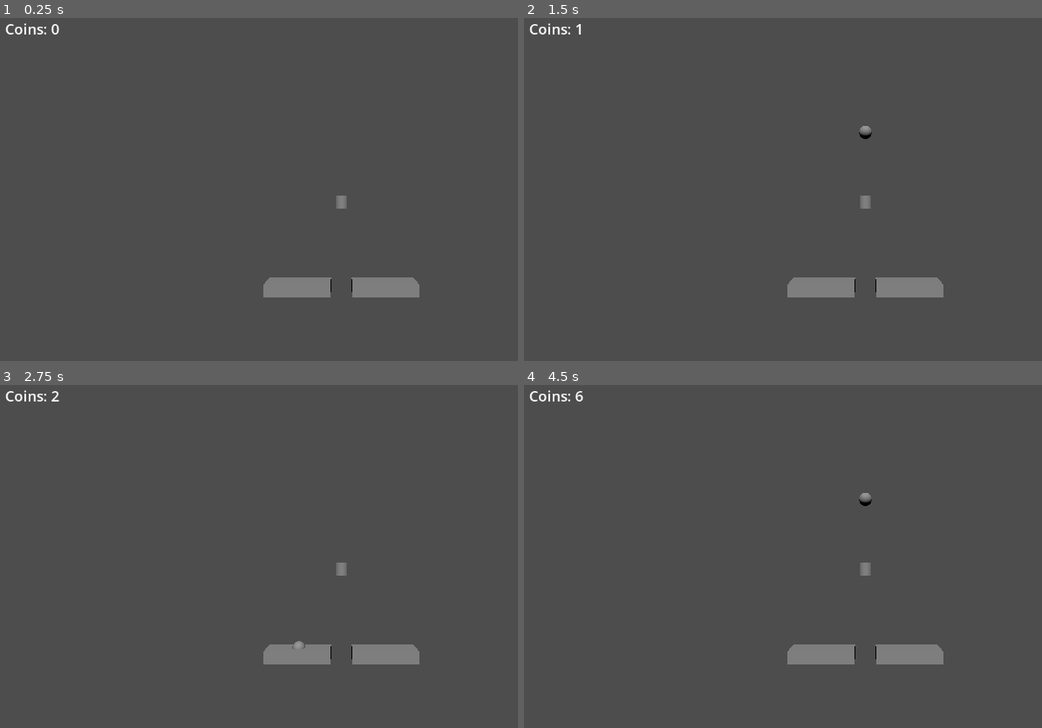
Above: before the commit, frames 1-4 (two rows, left to right).
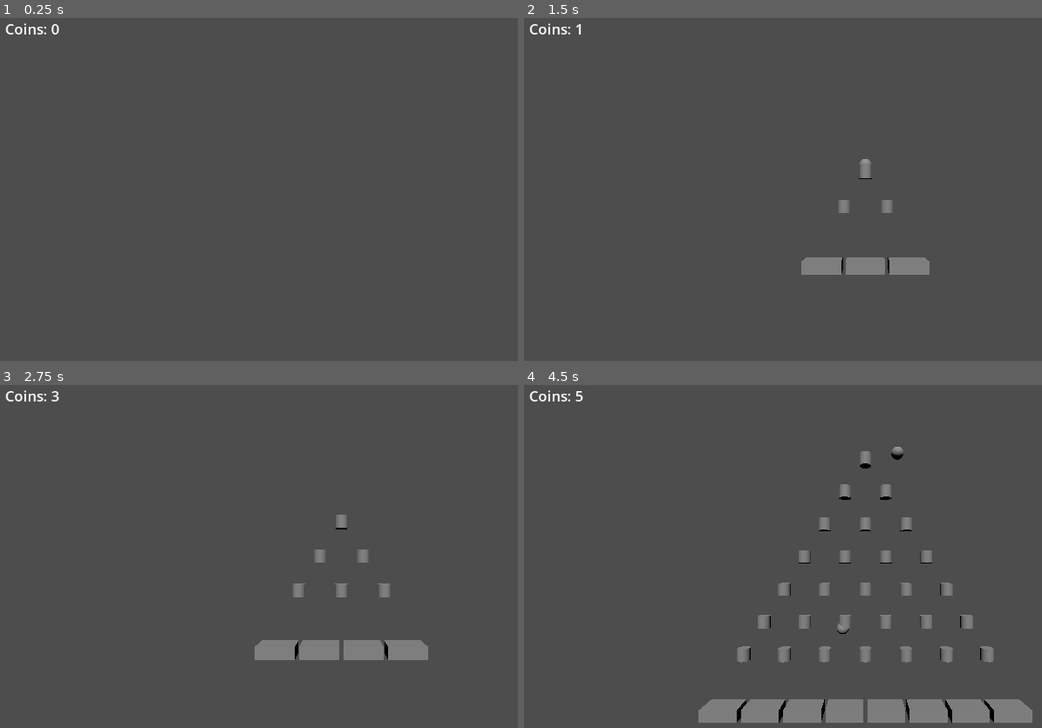
Above: after the commit, the same moments.

Repository: kjbrown-sandbox/pleenko
Game: Godot game, scene res://scenes/main.tscn
Two runs of this game, one before a commit and one after it. Both use one fixed random seed, a clock stepped at 60 frames per second and the inputs below.
Inputs:
- Up to frame 1 (0.25 s): no input
- Up to frame 2 (1.5 s): tap Enter at 0.5 s; hold Space (drop_coin) 0.53-1.28 s; tap Space (drop_coin) at 1.35 s
- Up to frame 3 (2.75 s): hold Space (drop_coin) from 2.03 s (still down)
- Up to frame 4 (4.5 s): release Space (drop_coin) at 2.78 s; tap Space (drop_coin) at 2.85, 3.5, 4.35 s; hold Space (drop_coin) 3.53-4.28 s

The runs differ from the first frame. In frame 1, 1.6% of the frame differs, in the area x 50-81%, y 51-82%; in frame 2, 3.1%; in frame 3, 1.7%; in frame 4, 7.8%, in the area x 9-99%, y 1-99%.

Commit message:
Make rows dynamic for plinko

Diff:
--- a/project.godot
+++ b/project.godot
@@ -15,10 +15,6 @@
 config/features=PackedStringArray("4.6", "GL Compatibility")
 config/icon="res://icon.svg"
 
-[physics]
-
-3d/physics_engine="Jolt Physics"
-
 [input]
 
 drop_coin={
@@ -27,6 +23,10 @@
 ]
 }
 
+[physics]
+
+3d/physics_engine="Jolt Physics"
+
 [rendering]
 
 rendering_device/driver.windows="d3d12"
--- a/scenes/main.tscn
+++ b/scenes/main.tscn
@@ -1,35 +1,17 @@
-[gd_scene load_steps=5 format=3]
+[gd_scene format=3 uid="uid://d1a320ps4b573"]
 
-[ext_resource type="Script" path="res://scripts/main.gd" id="1"]
-[ext_resource type="PackedScene" path="res://scenes/ui.tscn" id="2"]
+[ext_resource type="Script" uid="uid://cufxidvfrx15c" path="res://scripts/main.gd" id="1"]
+[ext_resource type="PackedScene" uid="uid://bfd7kgxayxppw" path="res://scenes/ui.tscn" id="2"]
 
-[sub_resource type="CylinderMesh" id="CylinderMesh_1"]
-top_radius = 0.15
-bottom_radius = 0.15
-height = 0.3
-
-[sub_resource type="BoxMesh" id="BoxMesh_1"]
-size = Vector3(1.5, 0.3, 0.5)
-
-[node name="Main" type="Node3D"]
+[node name="Main" type="Node3D" unique_id=1164365920]
 script = ExtResource("1")
 
-[node name="Camera3D" type="Camera3D" parent="."]
+[node name="Camera3D" type="Camera3D" parent="." unique_id=1512371183]
 transform = Transform3D(1, 0, 0, 0, 1, 0, 0, 0, 1, 0, 1, 6)
 
-[node name="Peg" type="MeshInstance3D" parent="."]
-transform = Transform3D(1, 0, 0, 0, 1, 0, 0, 0, 1, 0, 1, 0)
-mesh = SubResource("CylinderMesh_1")
+[node name="Board" type="Node3D" parent="." unique_id=389552237]
 
-[node name="BucketLeft" type="MeshInstance3D" parent="."]
-transform = Transform3D(1, 0, 0, 0, 1, 0, 0, 0, 1, -1, -1, 0)
-mesh = SubResource("BoxMesh_1")
-
-[node name="BucketRight" type="MeshInstance3D" parent="."]
-transform = Transform3D(1, 0, 0, 0, 1, 0, 0, 0, 1, 1, -1, 0)
-mesh = SubResource("BoxMesh_1")
-
-[node name="DirectionalLight3D" type="DirectionalLight3D" parent="."]
+[node name="DirectionalLight3D" type="DirectionalLight3D" parent="." unique_id=1401339754]
 transform = Transform3D(1, 0, 0, 0, 0.707, 0.707, 0, -0.707, 0.707, 0, 4, 4)
 
-[node name="UI" parent="." instance=ExtResource("2")]
+[node name="UI" parent="." unique_id=1754764377 instance=ExtResource("2")]
--- a/scenes/ui.tscn
+++ b/scenes/ui.tscn
@@ -1,11 +1,11 @@
-[gd_scene load_steps=2 format=3]
+[gd_scene format=3 uid="uid://bfd7kgxayxppw"]
 
-[ext_resource type="Script" path="res://scripts/ui.gd" id="1"]
+[ext_resource type="Script" uid="uid://cqkq53uxuiyv1" path="res://scripts/ui.gd" id="1"]
 
-[node name="UI" type="CanvasLayer"]
+[node name="UI" type="CanvasLayer" unique_id=1575135158]
 script = ExtResource("1")
 
-[node name="CoinLabel" type="Label" parent="."]
+[node name="CoinLabel" type="Label" parent="." unique_id=285967820]
 offset_left = 20.0
 offset_top = 20.0
 offset_right = 220.0
--- a/scripts/coin.gd
+++ b/scripts/coin.gd
@@ -2,18 +2,16 @@
 
 signal landed(bucket_value: int)
 
+const TIME_PER_SEGMENT := 0.15
 
-func animate(target_x: float, bucket_value: int) -> void:
-	var peg_y := 1.2
-	var bucket_y := -0.85
 
+func animate(waypoints: Array[Vector3], bucket_value: int) -> void:
 	var tween := create_tween()
-	# Fall straight down to just above the peg
-	tween.tween_property(self, "position", Vector3(0.0, peg_y, 0.0), 0.3) \
-		.set_ease(Tween.EASE_IN).set_trans(Tween.TRANS_QUAD)
-	# Veer left or right into the bucket
-	tween.tween_property(self, "position", Vector3(target_x, bucket_y, 0.0), 0.4) \
-		.set_ease(Tween.EASE_IN).set_trans(Tween.TRANS_QUAD)
+
+	for waypoint in waypoints:
+		tween.tween_property(self, "position", waypoint, TIME_PER_SEGMENT) \
+			.set_ease(Tween.EASE_IN).set_trans(Tween.TRANS_QUAD)
+
 	tween.tween_callback(_on_landed.bind(bucket_value))
 
 
--- a/scripts/main.gd
+++ b/scripts/main.gd
@@ -1,13 +1,32 @@
 extends Node3D
 
 @onready var ui: CanvasLayer = $UI
+@onready var board: Node3D = $Board
+@onready var camera: Camera3D = $Camera3D
 
 var coin_scene: PackedScene = preload("res://scenes/coin.tscn")
 var coin_total: int = 0
+var num_rows: int = 0
 
-const SPAWN_POS := Vector3(0.0, 3.0, 0.0)
-const BUCKET_LEFT_X := -1.0
-const BUCKET_RIGHT_X := 1.0
+# Board layout constants
+const PEG_SPACING_X := 1.0
+const ROW_SPACING_Y := 0.8
+const TOP_Y := 3.0
+const BUCKET_OFFSET_Y := 0.6  # how far below last peg row the buckets sit
+
+# Shared mesh resources (created once, reused for every peg/bucket)
+var peg_mesh: CylinderMesh
+var bucket_mesh: BoxMesh
+
+
+func _ready() -> void:
+	peg_mesh = CylinderMesh.new()
+	peg_mesh.top_radius = 0.15
+	peg_mesh.bottom_radius = 0.15
+	peg_mesh.height = 0.3
+
+	bucket_mesh = BoxMesh.new()
+	bucket_mesh.size = Vector3(PEG_SPACING_X * 0.9, 0.3, 0.5)
 
 
 func _unhandled_input(event: InputEvent) -> void:
@@ -16,15 +35,75 @@
 
 
 func _drop_coin() -> void:
+	num_rows += 1
+	_build_board()
+
+	# Simulate coin path through the rows
+	var waypoints: Array[Vector3] = []
+	var col_index := 0  # which gap the coin is in (0 = leftmost)
+
+	for r in range(num_rows):
+		# Random deflection: left keeps same index, right increments
+		if randf() < 0.5:
+			col_index += 1
+		waypoints.append(_peg_position(r, col_index))
+
+	# Final waypoint: the bucket the coin lands in
+	waypoints.append(_bucket_position(col_index))
+
+	# Spawn coin above the first peg
 	var coin: Node3D = coin_scene.instantiate()
-	coin.position = SPAWN_POS
+	coin.position = Vector3(0.0, TOP_Y + 0.8, 0.0)
 	add_child(coin)
 
-	var go_left := randf() < 0.5
-	var target_x := BUCKET_LEFT_X if go_left else BUCKET_RIGHT_X
+	coin.landed.connect(_on_coin_landed)
+	coin.animate(waypoints, 1)
 
-	coin.landed.connect(_on_coin_landed)
-	coin.animate(target_x, 1)
+
+func _build_board() -> void:
+	# Clear previous board
+	for child in board.get_children():
+		child.queue_free()
+
+	# Create pegs: row r has (r + 1) pegs
+	for r in range(num_rows):
+		for i in range(r + 1):
+			var peg := MeshInstance3D.new()
+			peg.mesh = peg_mesh
+			peg.position = _peg_position(r, i)
+			board.add_child(peg)
+
+	# Create buckets: num_rows + 1 buckets below the last row
+	for i in range(num_rows + 1):
+		var bucket := MeshInstance3D.new()
+		bucket.mesh = bucket_mesh
+		bucket.position = _bucket_position(i)
+		board.add_child(bucket)
+
+	_adjust_camera()
+
+
+func _peg_position(row: int, index: int) -> Vector3:
+	# Row r has (r+1) pegs, centered around x=0
+	var x := (index - row / 2.0) * PEG_SPACING_X
+	var y := TOP_Y - row * ROW_SPACING_Y
+	return Vector3(x, y, 0.0)
+
+
+func _bucket_position(index: int) -> Vector3:
+	# Buckets sit below the last peg row, same spacing logic as a row with num_rows pegs
+	var x := (index - num_rows / 2.0) * PEG_SPACING_X
+	var y := TOP_Y - num_rows * ROW_SPACING_Y - BUCKET_OFFSET_Y
+	return Vector3(x, y, 0.0)
+
+
+func _adjust_camera() -> void:
+	var top := TOP_Y + 0.8
+	var bottom := TOP_Y - num_rows * ROW_SPACING_Y - BUCKET_OFFSET_Y
+	var center_y := (top + bottom) / 2.0
+	var board_height := top - bottom
+	var z_distance := maxf(6.0, board_height * 0.9)
+	camera.position = Vector3(0.0, center_y, z_distance)
 
 
 func _on_coin_landed(bucket_value: int) -> void:
